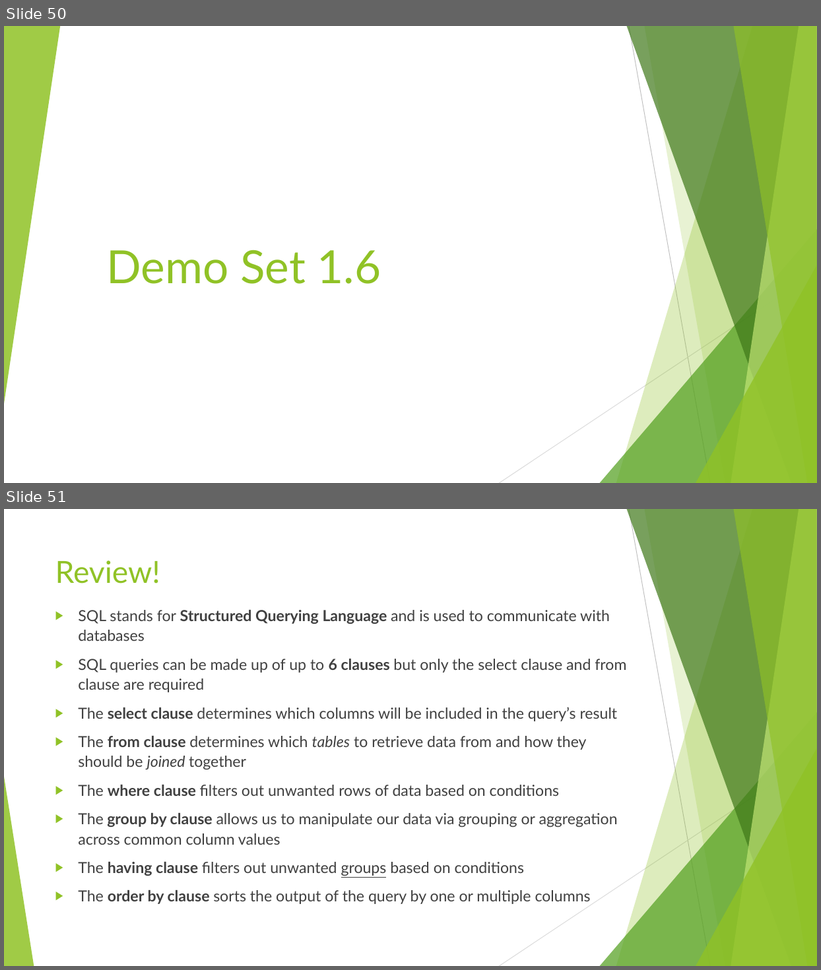
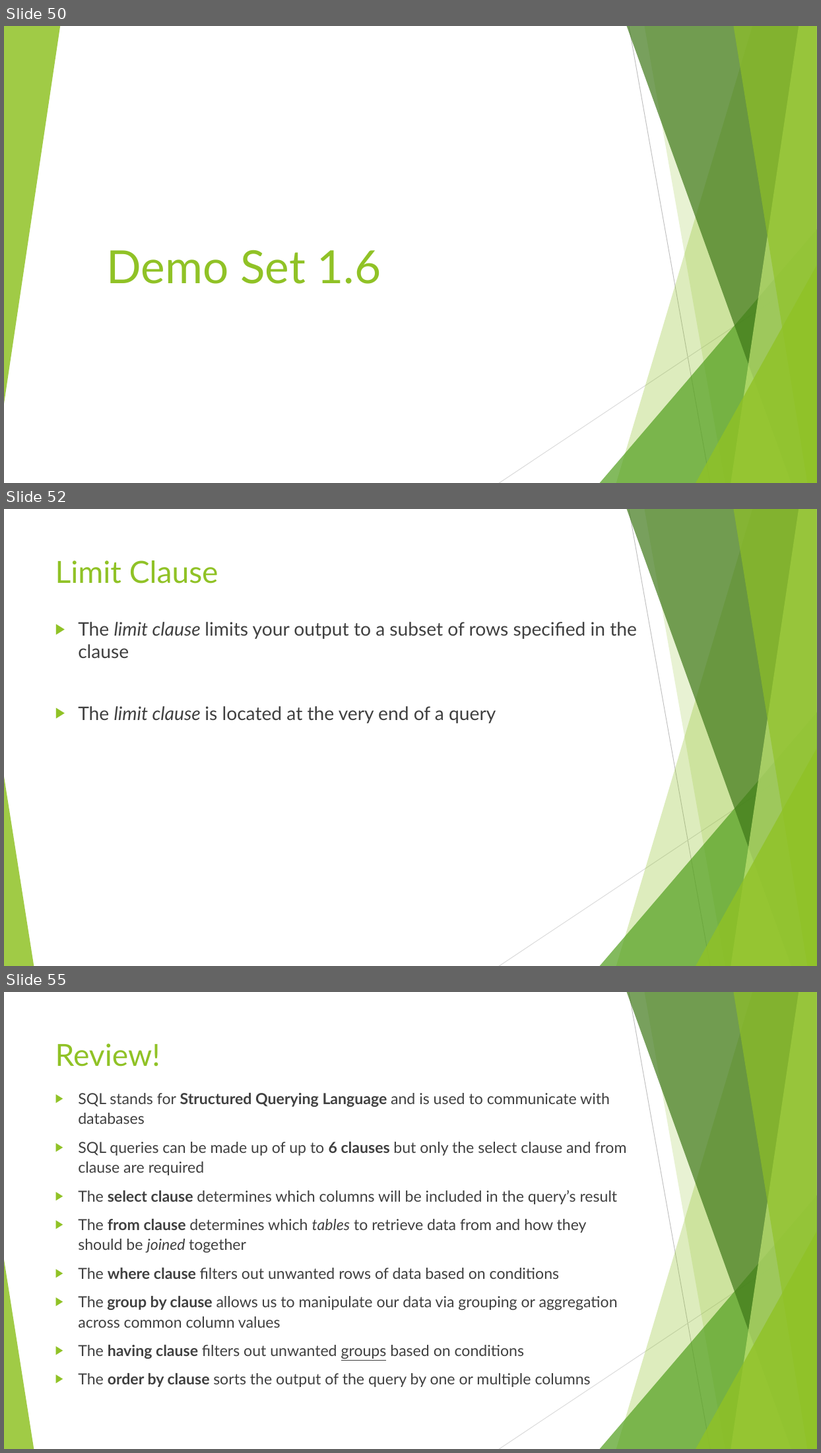
Before and after one commit to seanscott1991/Duke_SQL4DQA, a slide deck: Slides/Week 1 Lecture Slides.pptx. Shown one above the other, each under a label of ours: slides 50 and 51 before the commit, slides 50, 52 and 55 after it; the slides between them are not shown. The pictures are 821x970 and 821x1453 pixels, drawn with LibreOffice and Linux fonts; fonts in the diff are those of the drawing. Boxes give left, top, right and bottom in pixels: in the first picture for what was removed or moved away, otherwise in the second. Text is boxed around its words. In the diff, an @@ line names an element or a change of style, - is before the commit and + after.

```diff
--- a/Slides/Week 1 Lecture Slides.pptx
+++ b/Slides/Week 1 Lecture Slides.pptx
@@ slide 52 added at <box>4,509,817,966</box>, background #FFFFFF; not listed: 10 template elements that a slide beside it also shows @@
@@ title added at <box>55,560,218,584</box>, 36 pt, text #90C226 @@
+Limit Clause
@@ text added at <box>78,622,637,723</box>, 22 pt, text #404040 @@
+▶ The limit clause limits your output to a subset of rows specified in the clause
+▶ The limit clause is located at the very end of a query
@@ what was slide 51 is now slide 55 @@
```
Also in this commit, not shown: 1 slide changed, 5 other slides added.
